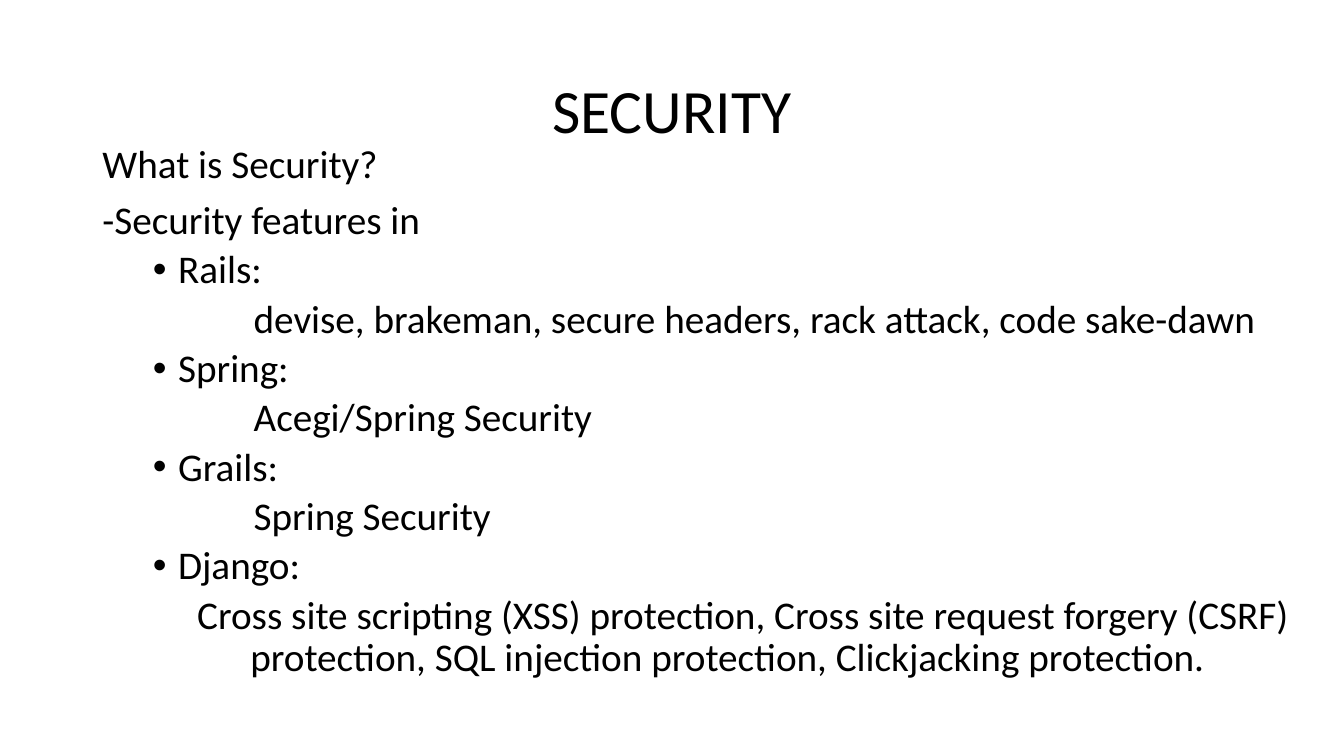
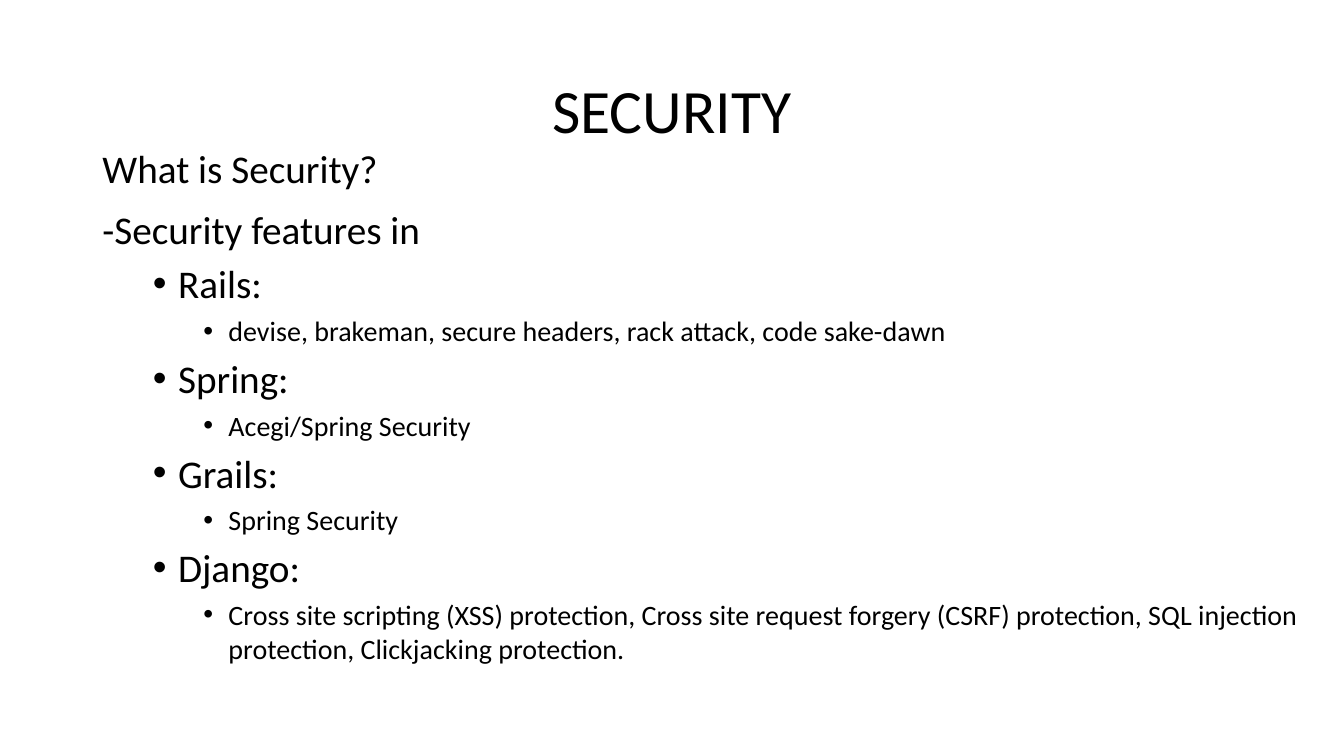
Before and after one commit to rahulparekh/ser422-critical-inquiry, a slide deck: slide 12 of serversideframeworks.pptx. Drawn at 1344x756 pixels with LibreOffice and Linux fonts; fonts in the diff are those of the drawing. Boxes give left, top, right and bottom in pixels: in the first picture for what was removed or moved away, otherwise in the second. Text is boxed around its words. In the diff, an @@ line names an element or a change of style, - is before the commit and + after.

```diff
--- a/serversideframeworks.pptx
+++ b/serversideframeworks.pptx
@@ text "What is Security?" at <box>102,155,1297,664</box>: size 28 to 20 pt in "devise, brakeman, secure headers, rack attack, code ...", "Acegi/Spring Security", "Spring Security", "Cross site scripting (XSS) protection, Cross site ..."; line spacing 0.9 to 1; bullet none to •; list level 2 to 3 in "devise, brakeman, secure headers, rack ..."; list level 2 to 3 in "Acegi/Spring Security"; list level 2 to 3 in "Spring Security"; list level 2 to 3 in "Cross site scripting (XSS) protection, ..." @@
```
Also in this commit, not shown: 6 other slides changed, 1 other file.
